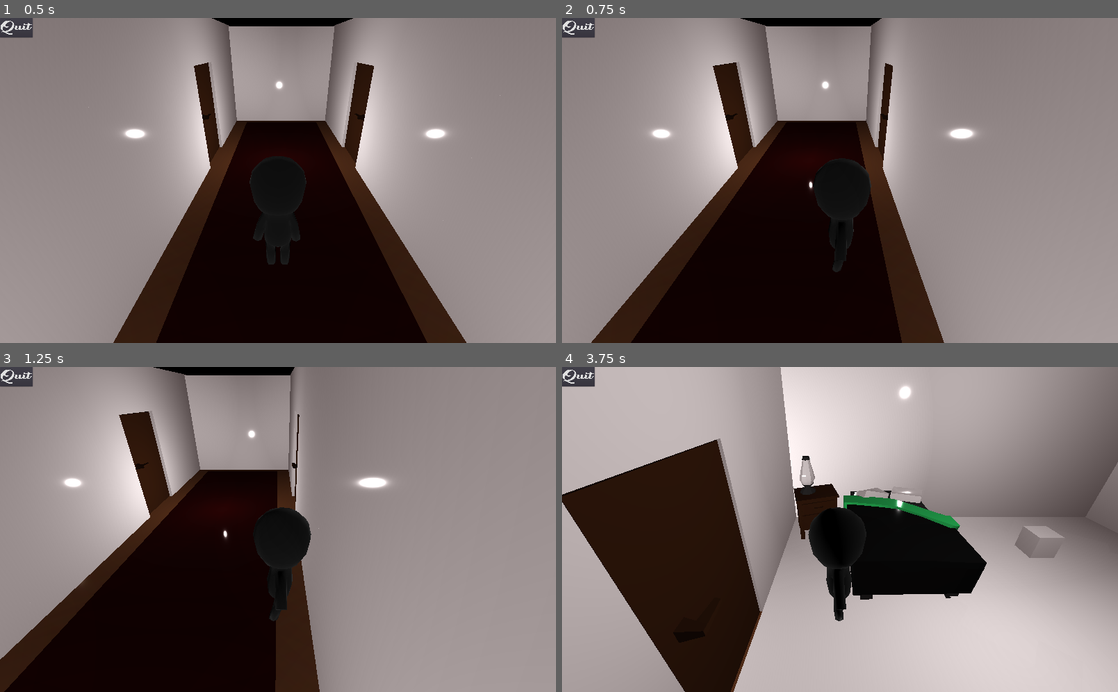
Above: before the commit, frames 1-4 (two rows, left to right).
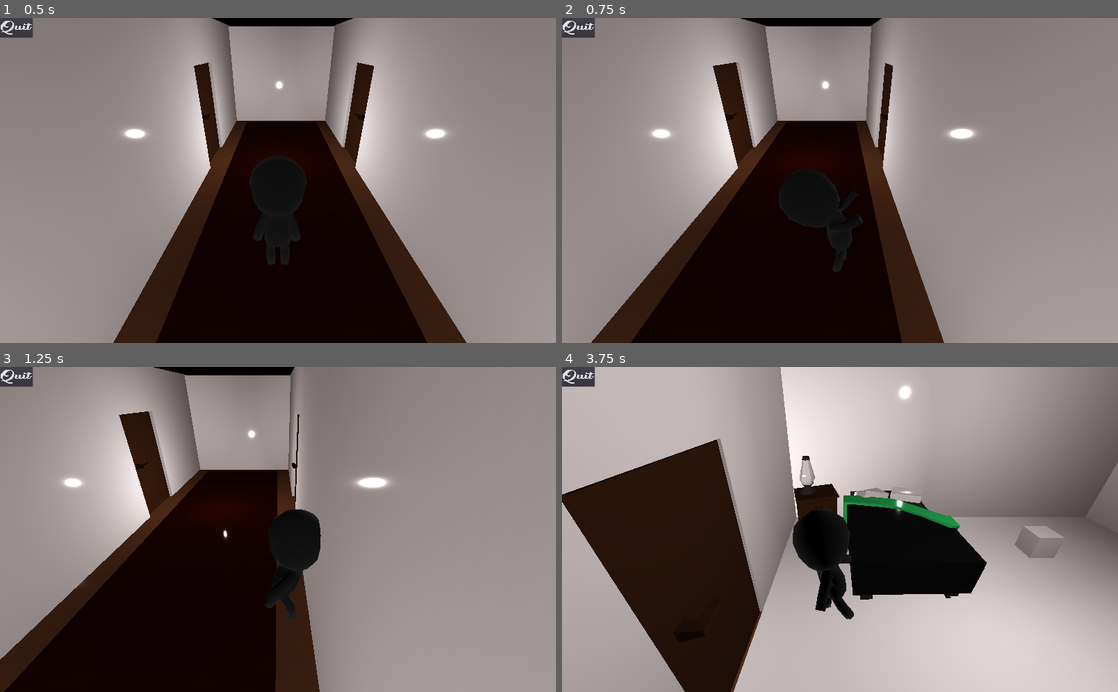
Above: after the commit, the same moments.

Repository: mfindlater/GGJ2020
Game: Godot game, scene res://Main.tscn
Same seed, same stepped clock (60 frames per second), same inputs: the game is played once before the commit and once after it.
Inputs:
- Up to frame 1 (0.5 s): no input
- Up to frame 2 (0.75 s): tap Enter (ui_accept) at 0.5 s; hold Right (ui_right) from 0.53 s (still down)
- Up to frame 3 (1.25 s): keep holding Right (ui_right); tap Enter (ui_accept) at 0.77 s
- Up to frame 4 (3.75 s): release Right (ui_right) at 1.28 s; hold Down (ui_down) 1.28-2.03 s; tap Enter (ui_accept) at 1.52, 3.02 s; hold Right (ui_right) 2.03-2.78 s; hold Up (ui_up) 2.78-3.53 s; hold Left (ui_left) from 3.53 s (still down)

Frame 1 is identical in both runs. In frame 2, less than 0.1% of the frame differs, in the area x 39-56%, y 44-71%; in frame 3, 0.7%; in frame 4, 1.1%, in the area x 41-53%, y 43-79%.
Error after the commit: Invalid set index 'global_transform' (on base: 'Nil') with value of type 'Transform'. (res://Main.gd:13)

Commit message:
item bounds

Diff:
--- a/Batch1.tscn
+++ b/Batch1.tscn
@@ -33,12 +33,6 @@
 extents = Vector3( 0.779804, 1, 0.446154 )
 
 [node name="Batch1" instance=ExtResource( 1 )]
-
-[node name="GreyWall" parent="Infrastructure/Gamer" index="1"]
-transform = Transform( 1, 0, 0, 0, 1, 0, 0, 0, 1, 0, 0, 0 )
-
-[node name="GamerWall1" parent="Infrastructure/Gamer" index="3"]
-transform = Transform( 1, 0, 0, 0, 1, 0, 0, 0, 1, 0, 0, 0 )
 
 [node name="OutsideBody4" type="StaticBody" parent="." index="6"]
 transform = Transform( 1, 0, 0, 0, 1, 0, 0, 0, 1, 0, 0, -20.7345 )
--- a/Item/Item.gd
+++ b/Item/Item.gd
@@ -29,13 +29,13 @@
 	$Track.bus = "MusicAmbient"
 
 func _on_Area_body_entered(body):
-	emit_signal("item_enter")
+	emit_signal("item_enter",name)
 	can_be_picked_up = true
 	print("entered")
 
 
 func _on_Area_body_exited(body):
-	emit_signal("item_exit")
+	emit_signal("item_exit",name)
 	can_be_picked_up = false
 	print("exited")
 
--- a/Item/Item.tscn
+++ b/Item/Item.tscn
@@ -7,7 +7,8 @@
 
 [sub_resource type="CubeMesh" id=2]
 
-[sub_resource type="BoxShape" id=3]
+[sub_resource type="SphereShape" id=3]
+radius = 1.93784
 
 [node name="Item" type="KinematicBody"]
 collision_mask = 0
--- a/Main.gd
+++ b/Main.gd
@@ -18,11 +18,13 @@
 func _on_Player_put_down():
 	held_item.translate(Vector3(0,-2.4,0))
 
-func _on_Item_item_enter():
+func _on_Item_item_enter(item_name):
 	$Player.can_pick_up = true
+	print("item: " + item_name)
 
-func _on_Item_item_exit():
+func _on_Item_item_exit(item_name):
 	$Player.can_pick_up = false
+	print("item: " + item_name)
 
 func _on_Room_clear(room_tag):
 	if rooms_cleared.has(room_tag) == false:
Not shown, changed: .mono/metadata/ide_server_meta.txt
Not shown: 4 places in Batch1.tscn that only renumber resources
